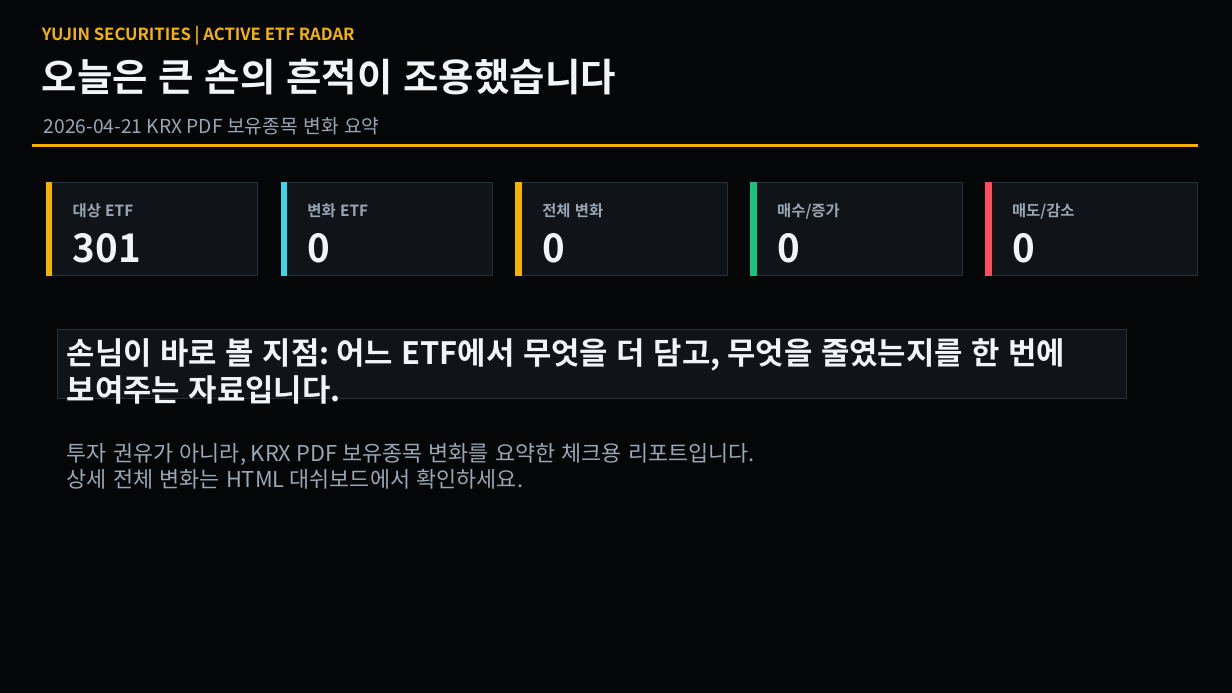
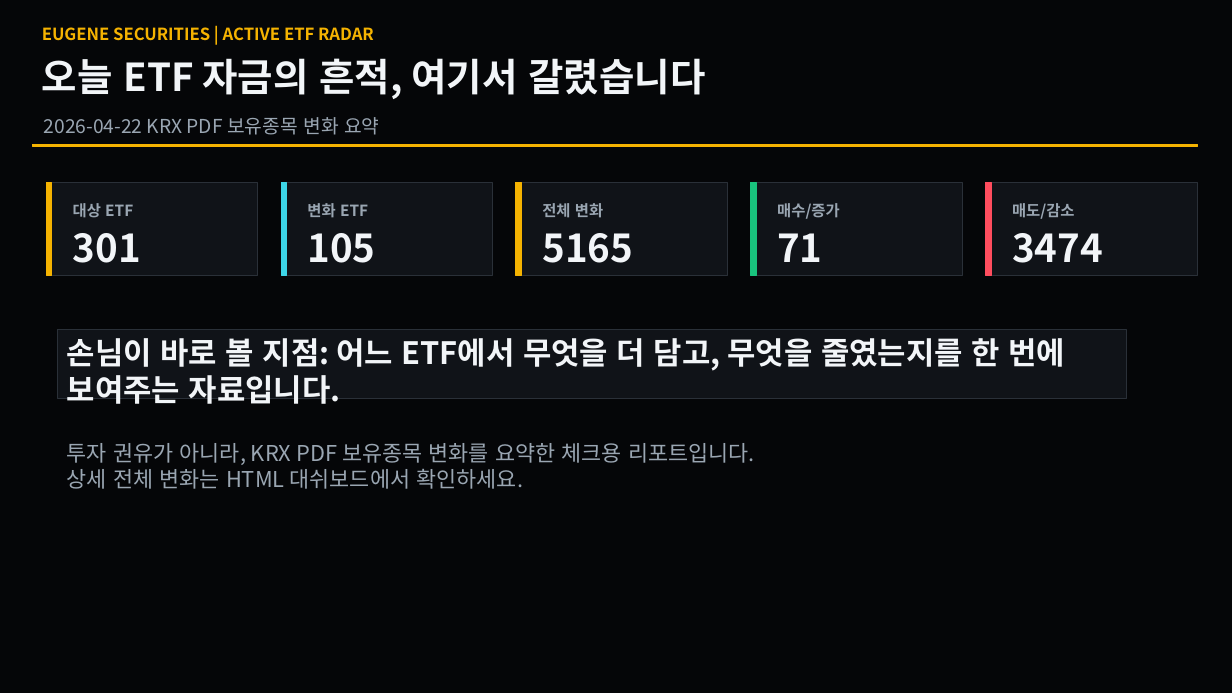
Before and after one commit to se2in/ETF_KRX, a slide deck: slide 1 of docs/latest_changes.pptx. Drawn at 1232x693 pixels with LibreOffice and Linux fonts; fonts in the diff are those of the drawing. Boxes give left, top, right and bottom in pixels: in the first picture for what was removed or moved away, otherwise in the second. Text is boxed around its words. In the diff, an @@ line names an element or a change of style, - is before the commit and + after.

```diff
--- a/docs/latest_changes.pptx
+++ b/docs/latest_changes.pptx
@@ text at box(42, 27, 374, 41): text changed @@
-YUJIN SECURITIES | ACTIVE ETF RADAR
+EUGENE SECURITIES | ACTIVE ETF RADAR
@@ text at box(42, 58, 706, 99): text changed @@
-오늘은 큰 손의 흔적이 조용했습니다
+오늘 ETF 자금의 흔적, 여기서 갈렸습니다
@@ text at box(44, 117, 379, 135): text changed @@
-2026-04-21 KRX PDF 보유종목 변화 요약
+2026-04-22 KRX PDF 보유종목 변화 요약
@@ text at box(307, 233, 375, 263): text changed @@
-0
+105
@@ text at box(542, 233, 633, 263): text changed @@
-0
+5165
@@ text at box(777, 233, 822, 262): text changed @@
-0
+71
@@ text at box(1012, 233, 1103, 263): text changed @@
-0
+3474
```
Also in this commit, not shown: 3 other slides changed, 1 slide added, 1 slide removed, 1 other file.
